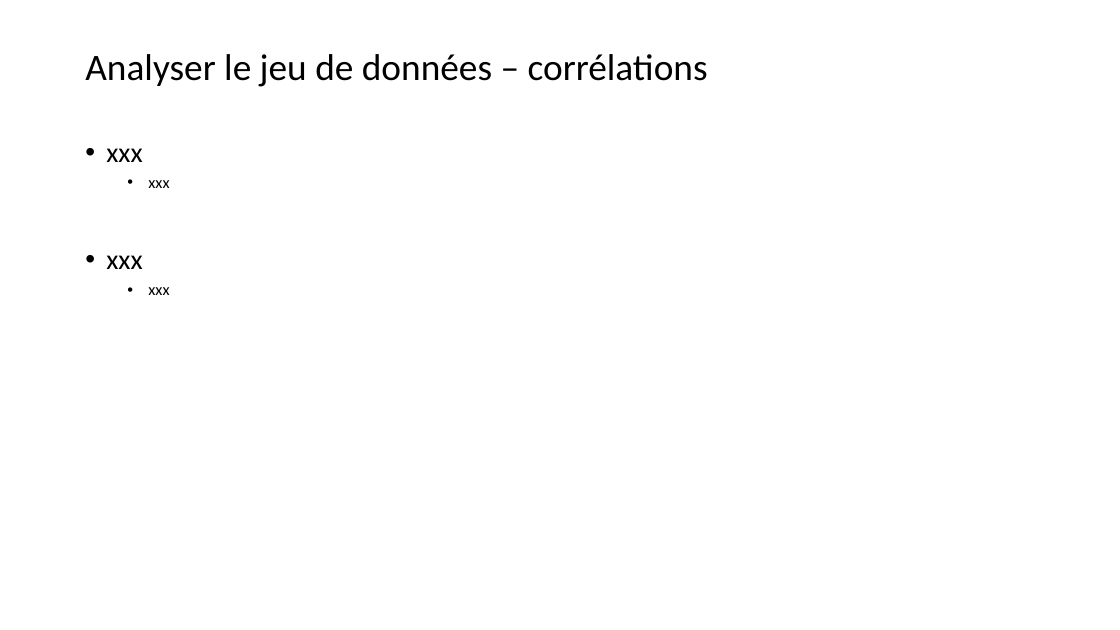
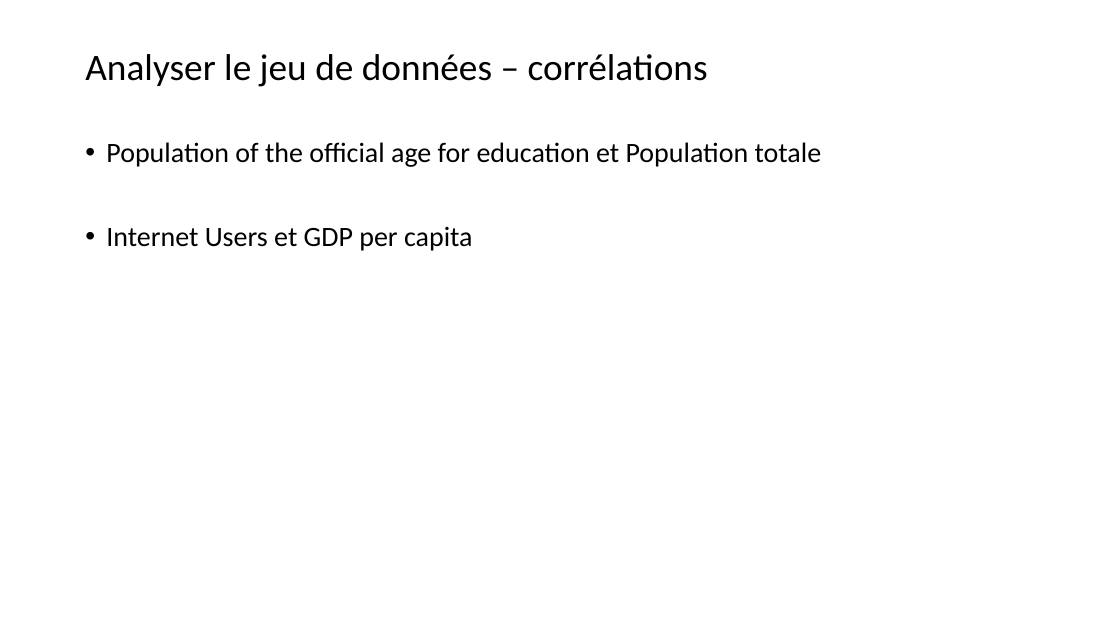
Before and after one commit to ludovic-source/Data_scientist_formation, a slide deck: slide 22 of livrables/Projet_2_presentation_Ludovic_Chimier.pptx (slide 12 before the commit). Drawn at 1120x630 pixels with LibreOffice and Linux fonts; fonts in the diff are those of the drawing. Boxes give left, top, right and bottom in pixels: in the first picture for what was removed or moved away, otherwise in the second. Text is boxed around its words. In the diff, an @@ line names an element or a change of style, - is before the commit and + after.

```diff
--- a/livrables/Projet_2_presentation_Ludovic_Chimier.pptx
+++ b/livrables/Projet_2_presentation_Ludovic_Chimier.pptx
@@ text at (x1=106, y1=142, x2=822, y2=251): text changed @@
-• xxx
-  • xxx
-• xxx
-  • xxx
+• Population of the official age for education et Population totale
+• Internet Users et GDP per capita
```
Also in this commit, not shown: 9 other slides changed, 16 slides added, 1 slide removed.
